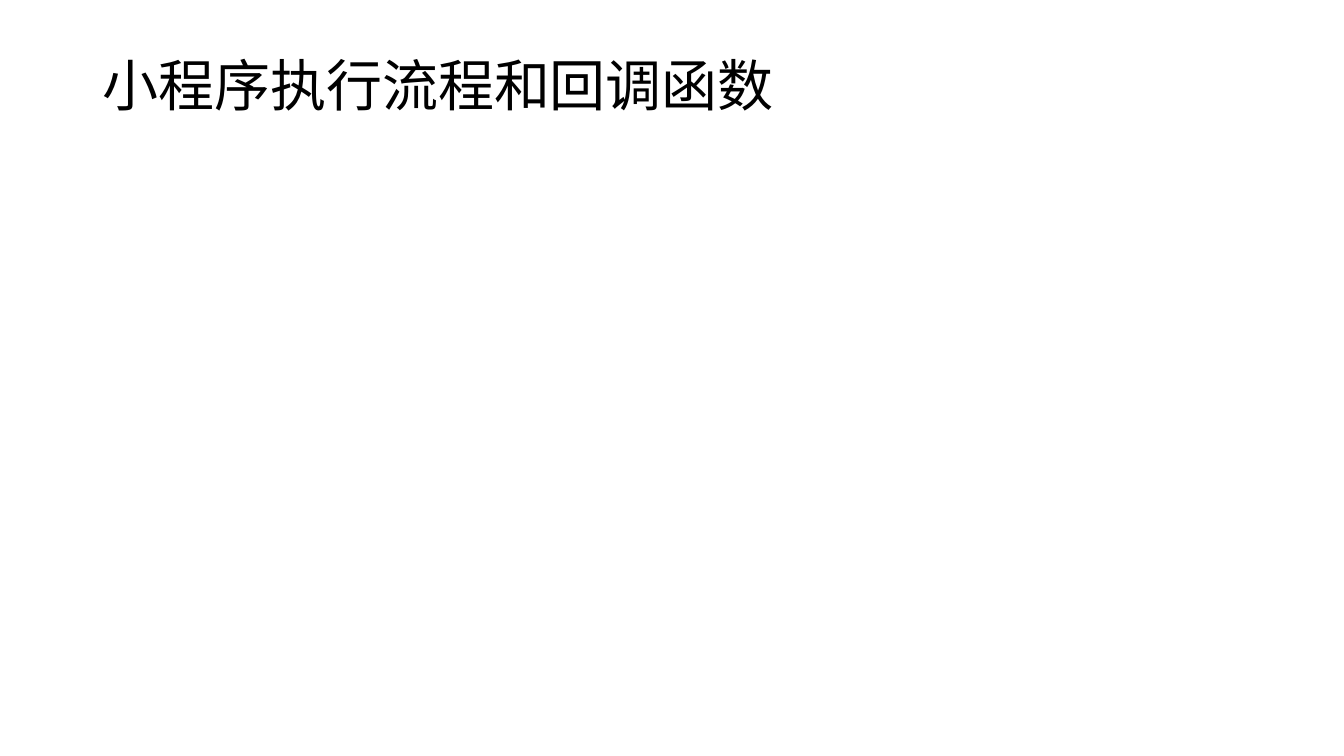
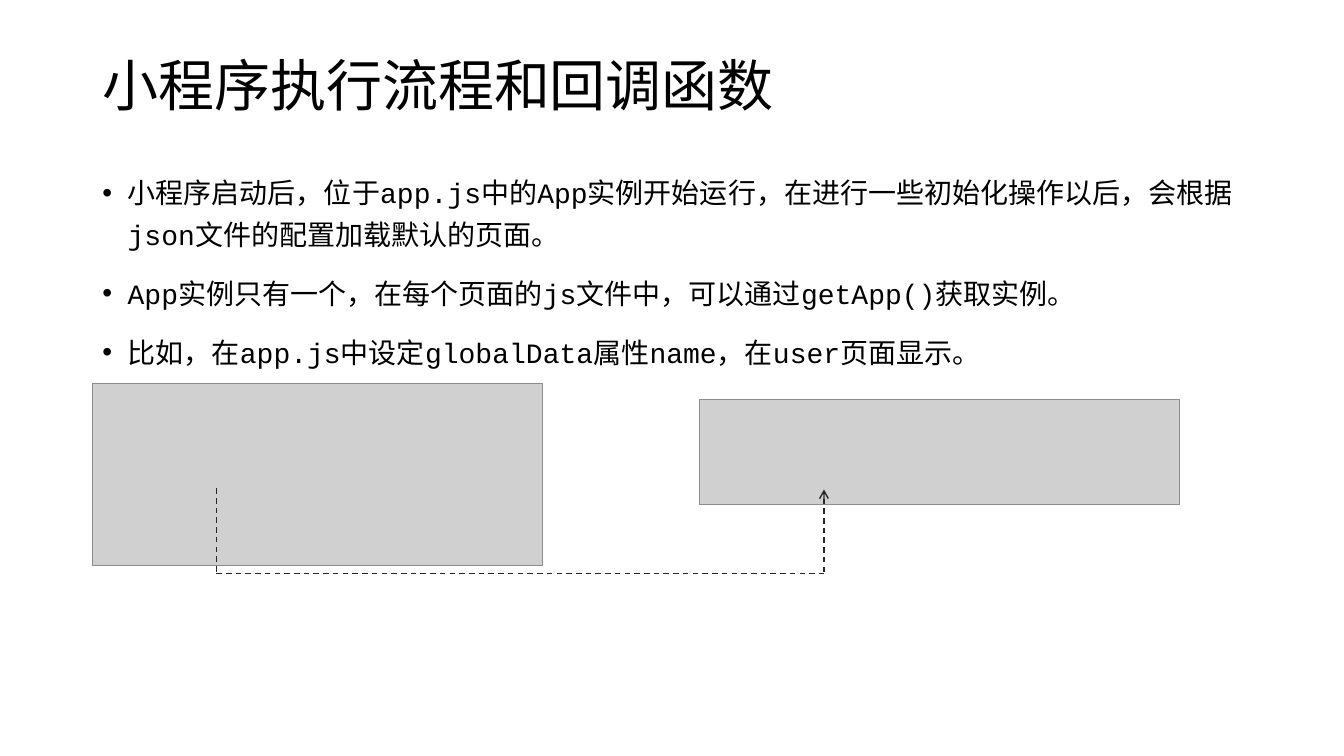
Before and after one commit to edu2act/course-wechat-and-miniprogram, a slide deck: slide 12 of materials/ch02/ch02-第一个小程序和相关说明.pptx (slide 11 before the commit). Drawn at 1344x756 pixels with LibreOffice and Linux fonts; fonts in the diff are those of the drawing; grey boxes stand for pictures. Boxes give left, top, right and bottom in pixels: in the first picture for what was removed or moved away, otherwise in the second. Text is boxed around its words. In the diff, an @@ line names an element or a change of style, - is before the commit and + after.

```diff
--- a/materials/ch02/ch02-第一个小程序和相关说明.pptx
+++ b/materials/ch02/ch02-第一个小程序和相关说明.pptx
@@ text added at box(128, 179, 1233, 369), 20 pt, text #000000 @@
+• 小程序启动后，位于app.js中的App实例开始运行，在进行一些初始化操作以后，会根据json文件的配置加载默认的页面。
+• App实例只有一个，在每个页面的js文件中，可以通过getApp()获取实例。
+• 比如，在app.js中设定globalData属性name，在user页面显示。
@@ group added at box(93, 383, 1181, 574): 2 pictures, 2 lines, 1 arrow @@
```
Also in this commit, not shown: 3 other slides changed, 4 slides added, 1 slide removed, 1 other file.
